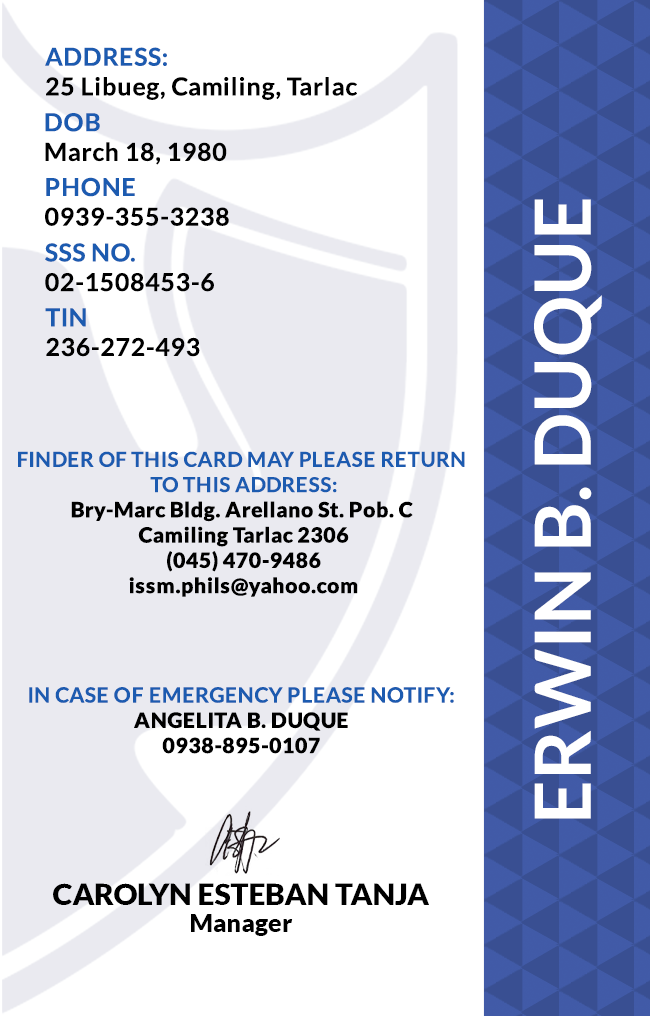
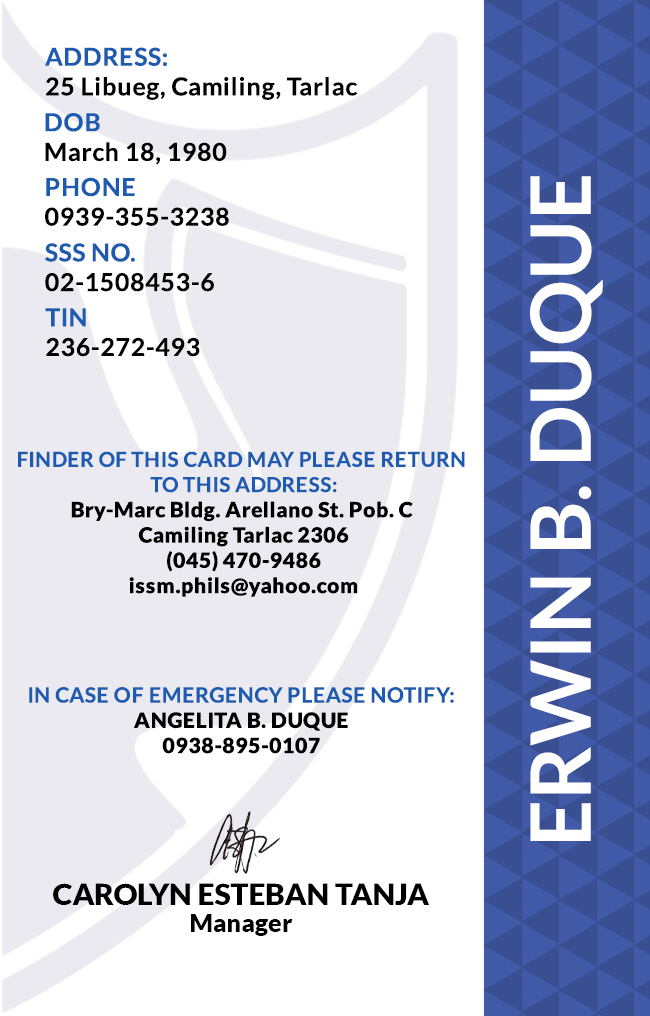
Comparing the layer stacks of the two 650x1016 images. Changes:
painted on "ERWIN B. DUQUE" over [left=530, top=176, right=603, bottom=841]
